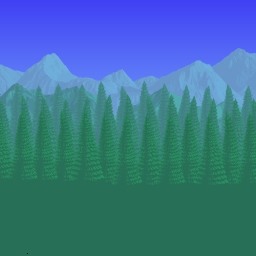
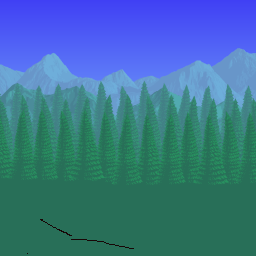
Comparing the layer stacks of the two (256, 256) images. Changes:
painted on "fb.png" over [40, 219, 134, 249]
